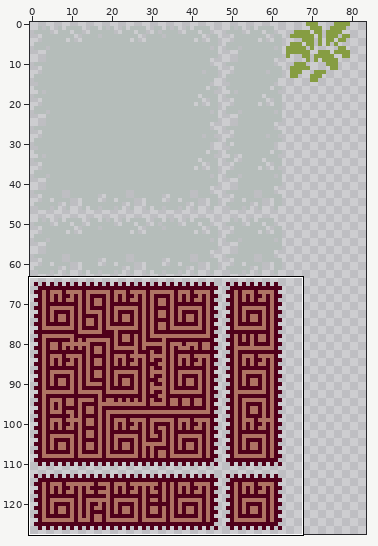
Two versions of one sprite sheet, assets/sprites/atlases/on_tiles.png. Above: a wide view before the commit, with the close-up outlined.
Close-up. Before the edit:
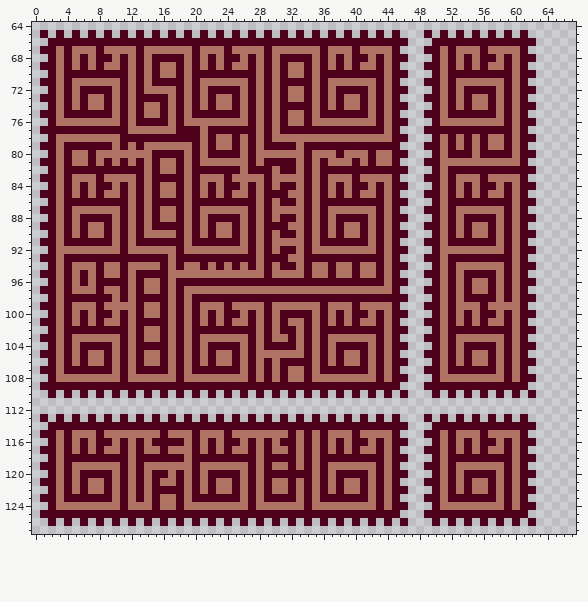
The file is 128x128 pixels. Shown: x 0..67, y 64..127. The wide view leaves out empty margins.
Once edited:
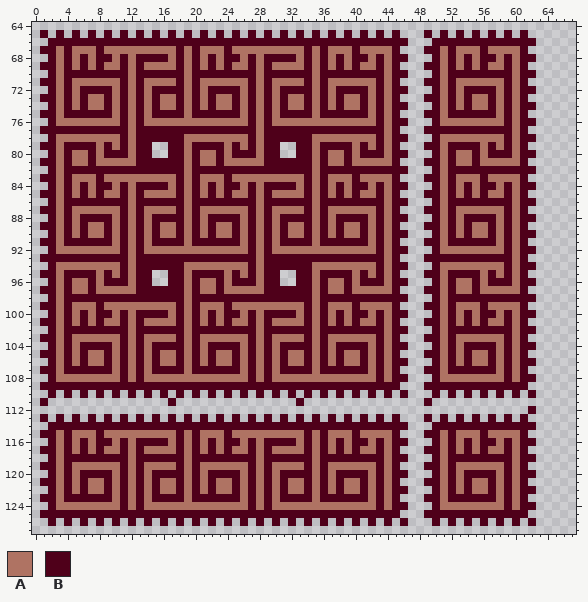
Palette (. is transparent): A #af7363  B #4f001a
The exact change:
Changed rows in their new state; - is an unchanged pixel.
first column x 1:
 67 ------------A----B----------A----B----------------------------
 68 -------------B--A------------B--A-----------------------------
 69 --------------A---------------A-------------------------------
 70 -------------B-BB------------B-BB-----------------------------
 71 --------------AAA-------------AAA-----------------------------
 72 --------------BBB--------------BB-----------------------------
 73 -------------A-A----------------------------------------------
 74 --------------BA---------------AA-----------------------------
 75 --------------B-B--------------BB-----------------------------
 76 -------------AAA-A------------A--A----------------------------
 77 ------------BBBBB---B--------B--------------------------------
 78 -----------A------AA-A--A----BBBBB--------B--------A-A-A------
 79 -------A-----B..BB--B-B-------..B-A----A-A-A--------B-BAB-----
 80 --------BBB-BB..-----A-A-B--BB..B--B-AB-B-B---------AABA------
 81 --------A-A--B-BB-----B---A-----B-----BA-A---------B--B-------
 82 -------------B-BB--------B---B--B-----------------------------
 83 ------------A-AAA-----------A---------------------------------
 84 -------------B-B-------------B--------------------------------
 85 --------------A--------------AA-------------------------------
 86 -------------B---------------B--B-----------------------------
 87 --------------A-----------------------------------------------
 88 ---------------BB---------------B-----------------------------
 89 ---------------AA------------A--------------------------------
 90 --------------B----------------A------------------------------
 91 -------------A----------------BBB-----------------------------
 92 ------------B----A------------AA-A----------------------------
 93 --B--------A----B--------------BB-----------------B-----------
 94 ---A---A----BBB-B---A-A-A----B--B---A--A-----------A----------
 95 ----B-BAB-----..BB-BBBB-B-B--B..B--B-BBAB-----------B--A------
 96 -----ABA-----B..B-A-AA-A---A--..--A-AA-A-------------AB--B----
 97 ------BA--A--BB-B--B--B-----BBBBBB-B--B--------------AB-A-A---
 98 ---------B-B----B-----------------A-----------------B----B-B--
 99 ------------A--A------------A----B----------------------------
100 -------------BB--------------B--A-----------------------------
101 -------------AAA--------------A-------------------------------
102 -------------BB-B------------B--B-----------------------------
103 ---------------A---------------A------------------------------
104 -------------A--B------------A--B-----------------------------
105 --------------BA------------B-B-------------------------------
106 --------------BA---------------AA-----------------------------
107 -------------A--B--------------BB-----------------------------
108 ------------B----A------------A--A----------------------------
111 B---------------B---------------B---------------B-------------
112 -------------------------------------------------------------B
115 ---------------A-B-------------A------------------------------
116 -------------B--A------------B--------------------------------
117 ---------------A-B-------------A------------------------------
118 --------------------------------B-----------------------------
119 -----------------B-------------A------------------------------
120 ----------------B------------A--------------------------------
121 ------------------------------BA------------------------------
122 ---------------AA-------------BA------------------------------
123 ---------------BB------------A--B-----------------------------
124 ------------B-A--A----------B----A----------------------------
Boxes around the changes in both close-ups, in picture pixels (x1, y1, x2, y2):
changed: (56, 46, 392, 406)
changed: (448, 134, 496, 166)
changed: (440, 254, 520, 302)
added: (40, 398, 48, 406)
added: (424, 398, 432, 406)
added: (528, 406, 536, 414)
changed: (136, 430, 184, 510)
changed: (264, 430, 312, 510)
